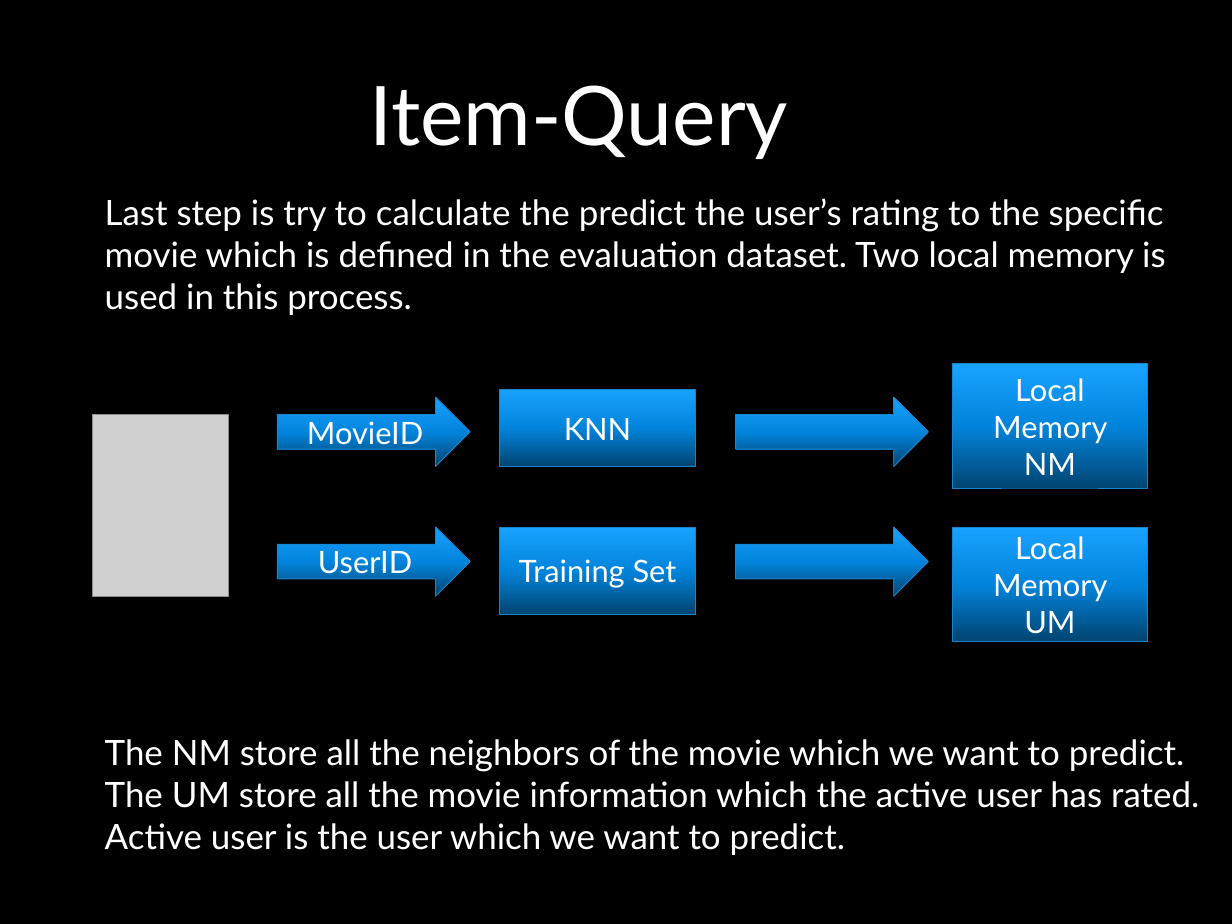
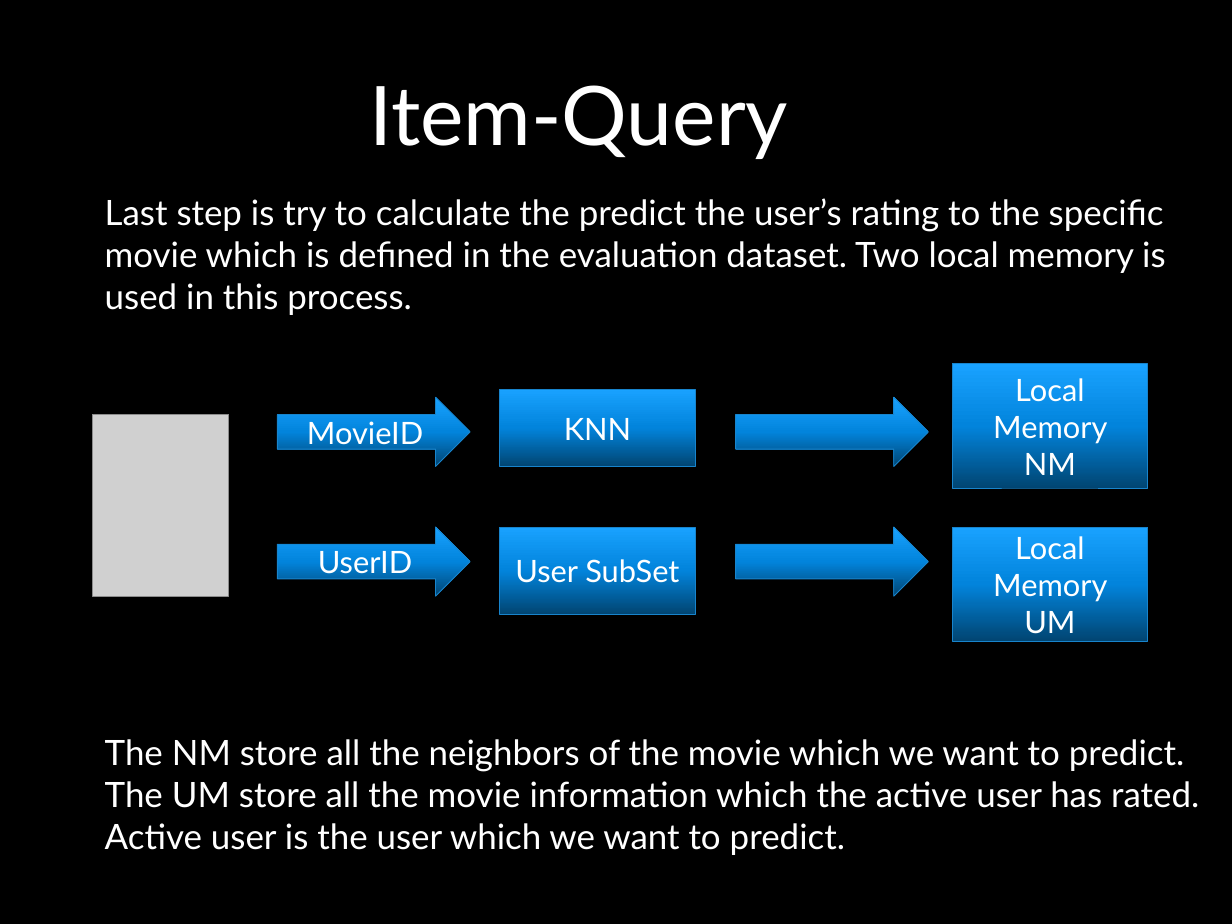
Before and after one commit to UCSBGauchos/MAE-data, a slide deck: slide 24 of Final Presentation.pptx. Drawn at 1232x924 pixels with LibreOffice and Linux fonts; fonts in the diff are those of the drawing; grey boxes stand for pictures; background and template pictures are left out. Boxes give left, top, right and bottom in pixels: in the first picture for what was removed or moved away, otherwise in the second. Text is boxed around its words. In the diff, an @@ line names an element or a change of style, - is before the commit and + after.

```diff
--- a/Final Presentation.pptx
+++ b/Final Presentation.pptx
@@ text in rectangle at (515, 559, 679, 589): text changed @@
-Training Set
+User SubSet
```
Also in this commit, not shown: 13 other slides changed, 1 slide added.
